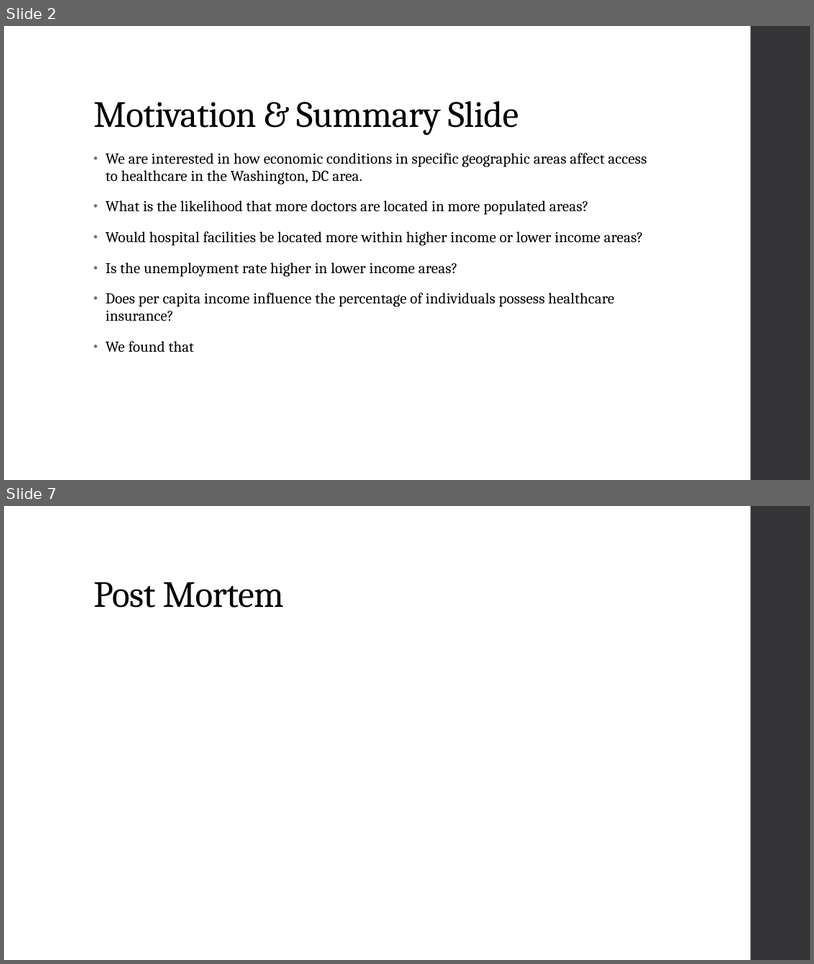
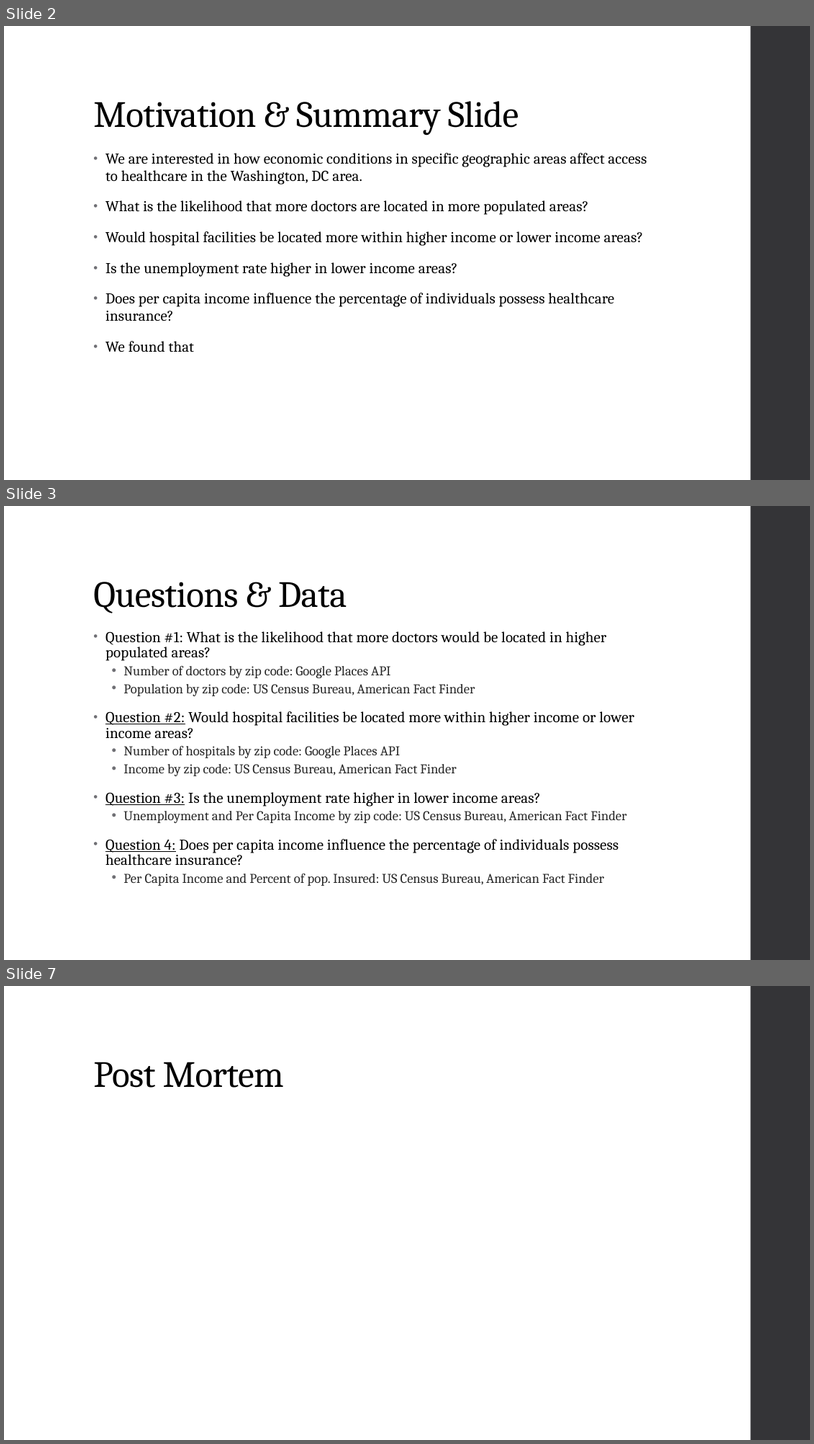
Before and after one commit to HeyMikeMarshall/DMV-HealthcarePy, a slide deck: DMV_Health_Care_Presentation.pptx. Shown one above the other, each under a label of ours: slides 2 and 7 before the commit, slides 2, 3 and 7 after it; the slides between them are not shown. The pictures are 814x964 and 814x1444 pixels, drawn with LibreOffice and Linux fonts; fonts in the diff are those of the drawing; background and template pictures are left out. Boxes give left, top, right and bottom in pixels: in the first picture for what was removed or moved away, otherwise in the second. Text is boxed around its words. In the diff, an @@ line names an element or a change of style, - is before the commit and + after.

```diff
--- a/DMV_Health_Care_Presentation.pptx
+++ b/DMV_Health_Care_Presentation.pptx
@@ slide 3 added at bbox=[4, 506, 810, 960], background picture (left out); not listed: 1 template element that a slide beside it also shows @@
@@ title added at bbox=[93, 582, 347, 613], 44 pt, text #000000 @@
+Questions & Data
@@ text added at bbox=[106, 631, 635, 885], 16 pt, text #262626 @@
+• Question #1: What is the likelihood that more doctors would be located in higher populated areas?
+  • Number of doctors by zip code: Google Places API
+  • Population by zip code: US Census Bureau, American Fact Finder
+• Question #2: Would hospital facilities be located more within higher income or lower income areas?
+  • Number of hospitals by zip code: Google Places API
+  • Income by zip code: US Census Bureau, American Fact Finder
+• Question #3: Is the unemployment rate higher in lower income areas?
+  • Unemployment and Per Capita Income by zip code: US Census Bureau, American Fact Finder
+• Question 4: Does per capita income influence the percentage of individuals possess healthcare insurance?
+  • Per Capita Income and Percent of pop. Insured: US Census Bureau, American Fact Finder
```
Also in this commit, not shown: 2 slides changed, 1 other slide added, 2 slides removed, 2 other files.
